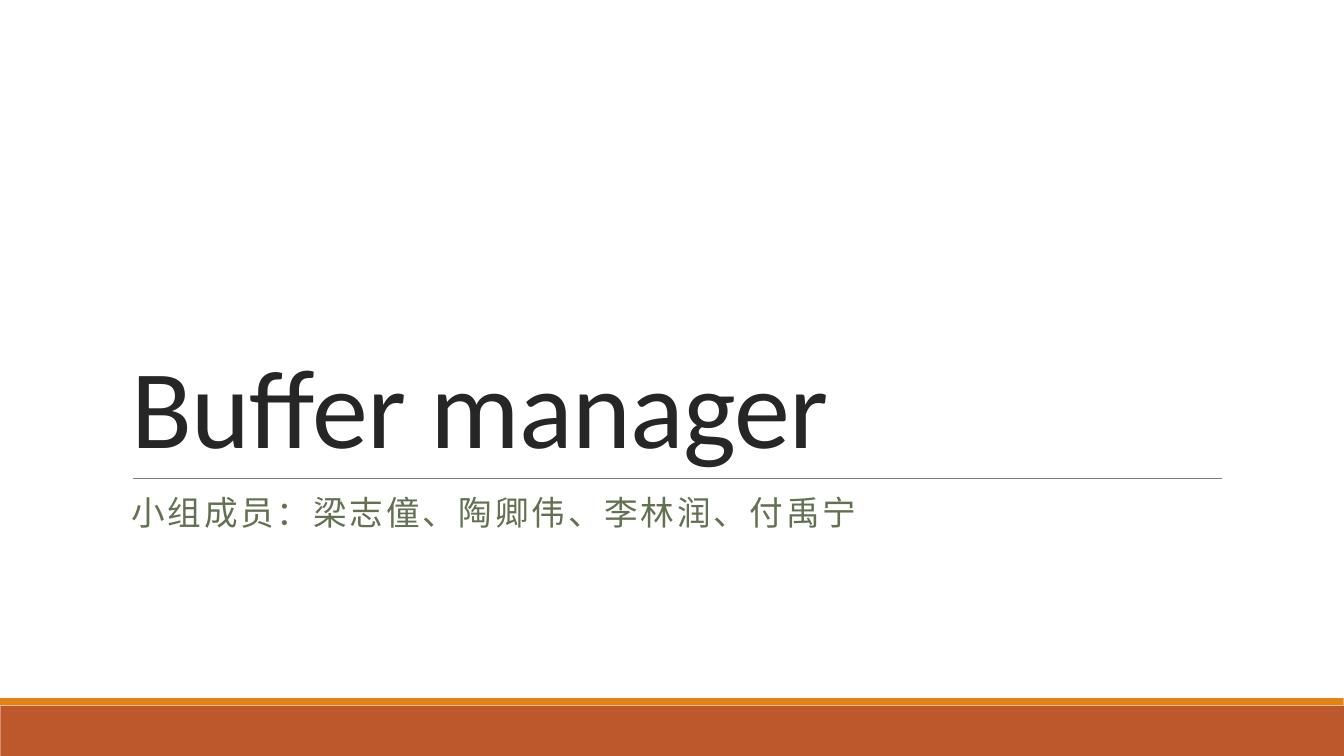
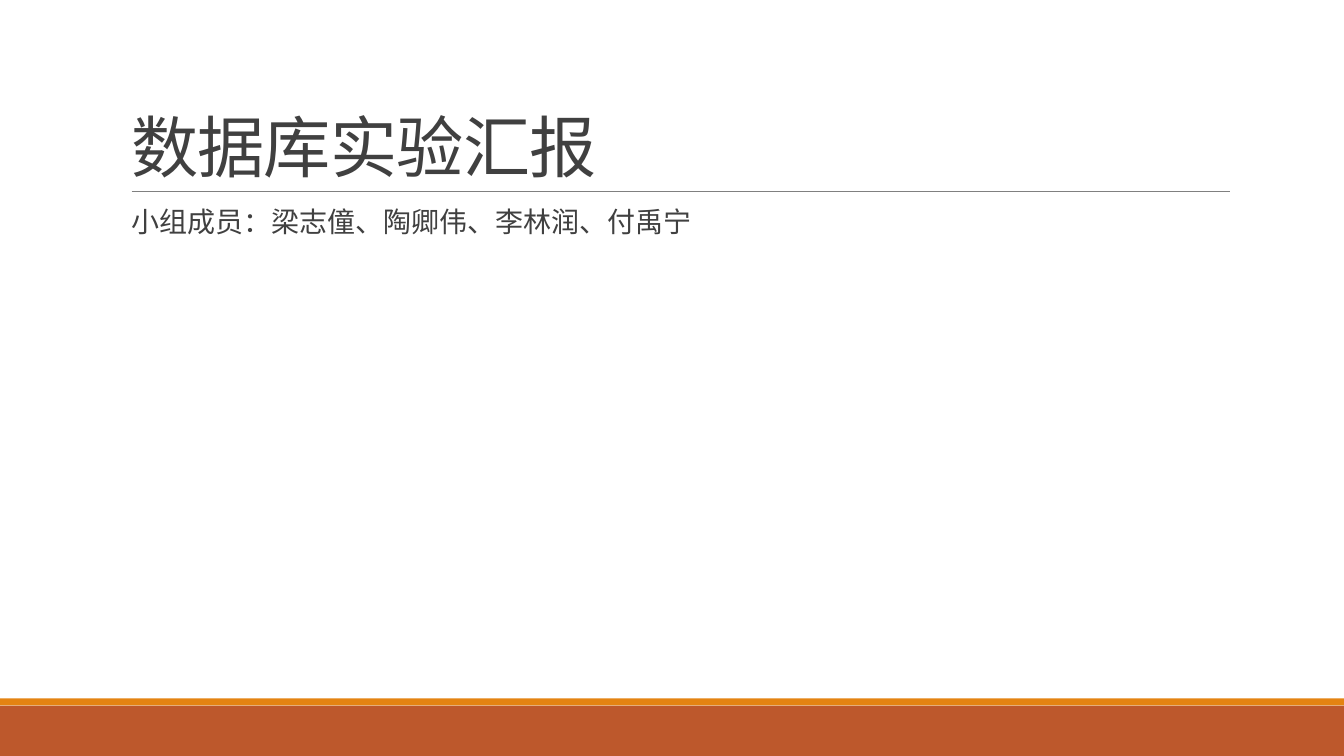
Before and after one commit to SDataBaseGroup/Database-lab, a slide deck: slide 1 of 缓冲区管理器与B+树的总ppt.pptx. Drawn at 1344x756 pixels with LibreOffice and Linux fonts; fonts in the diff are those of the drawing. Boxes give left, top, right and bottom in pixels: in the first picture for what was removed or moved away, otherwise in the second. Text is boxed around its words. In the diff, an @@ line names an element or a change of style, - is before the commit and + after.

```diff
--- a/缓冲区管理器与B+树的总ppt.pptx
+++ b/缓冲区管理器与B+树的总ppt.pptx
@@ title added at (131,115,597,178), 48 pt, text #404040 @@
+数据库实验汇报
@@ text "小组成员：梁志僮、陶卿伟、李林润、付禹宁": place and size @@
-text "小组成员：梁志僮、陶卿伟、李林润、付禹宁" at (131,496,856,528)
+text "小组成员：梁志僮、陶卿伟、李林润、付禹宁" at (131,208,692,235)
@@ text "小组成员：梁志僮、陶卿伟、李林润、付禹宁" at (131,208,692,235): size 24 to 20 pt, text colour #637052 to #404040, letter spacing 2 to 0 pt; bullet none to   @@
@@ line moved from (133, 479) - (1222, 479) to (132, 192) - (1231, 192) @@
@@ title removed at (131,370,829,468) @@
-Buffer manager
```
Also in this commit, not shown: 6 other slides changed, 2 slides added.
